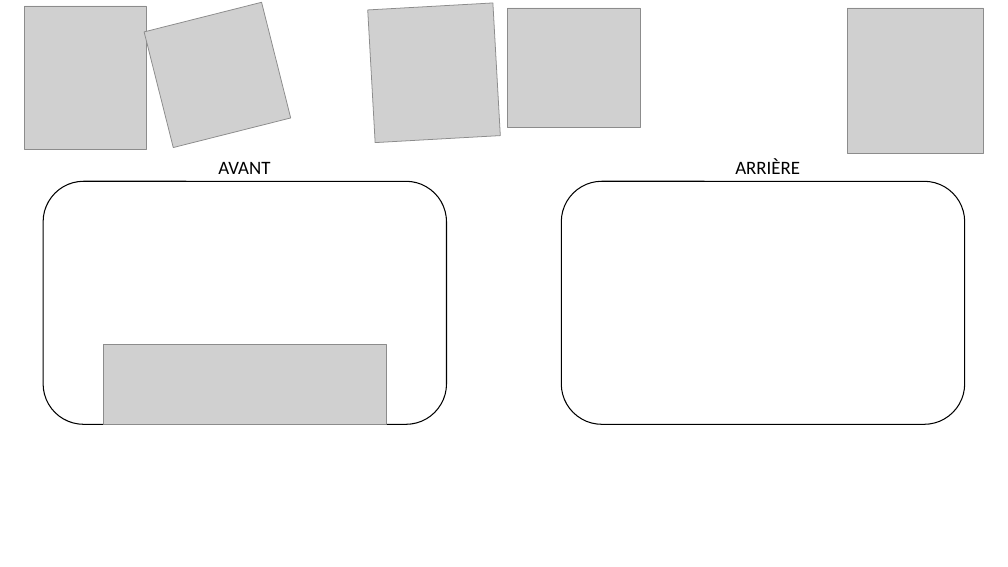
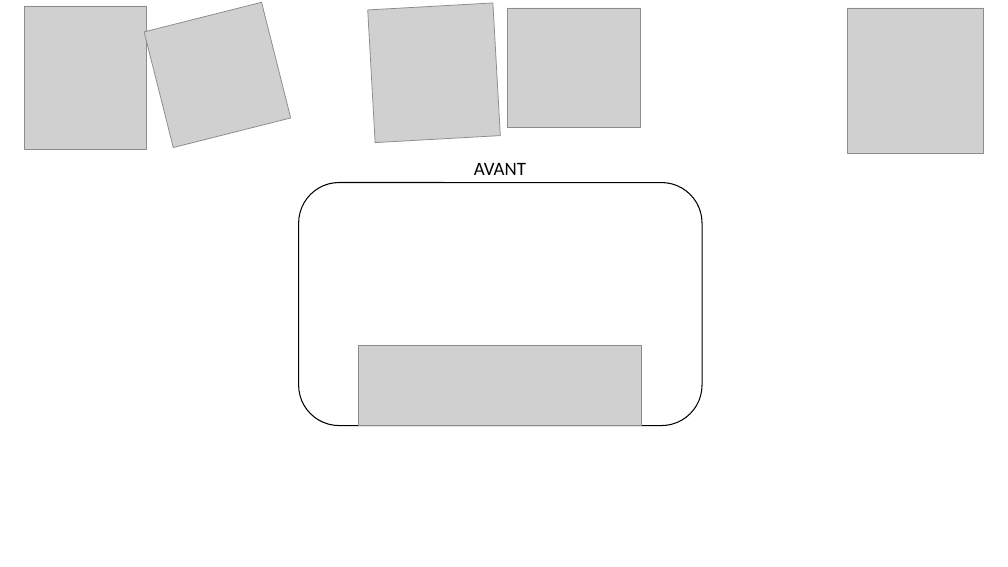
Before and after one commit to peter-cekan/scanup, a slide deck: slide 1 of Personalisationcarte-ScanUp.pptx. Drawn at 1008x567 pixels with LibreOffice and Linux fonts; fonts in the diff are those of the drawing; grey boxes stand for pictures. Boxes give left, top, right and bottom in pixels: in the first picture for what was removed or moved away, otherwise in the second. Text is boxed around its words. In the diff, an @@ line names an element or a change of style, - is before the commit and + after.

```diff
--- a/Personalisationcarte-ScanUp.pptx
+++ b/Personalisationcarte-ScanUp.pptx
@@ text removed at box(735, 159, 800, 174) @@
-ARRIÈRE
@@ 1 picture, 1 text, 1 rounded rectangle: place and size @@
-1 picture, 1 text, 1 rounded rectangle at box(43, 162, 447, 424)
+1 picture, 1 text, 1 rounded rectangle at box(299, 163, 702, 425)
@@ rounded rectangle removed at box(561, 181, 965, 424) @@
```
Also in this commit, not shown: 1 other file.
